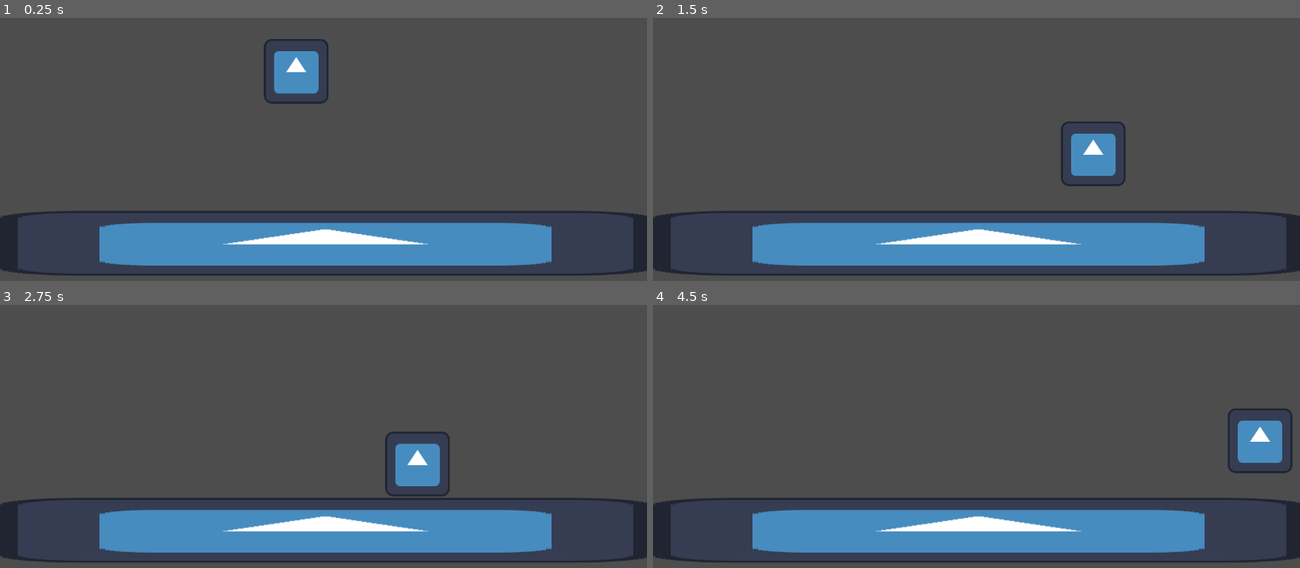
Above: before the commit, frames 1-4 (two rows, left to right).
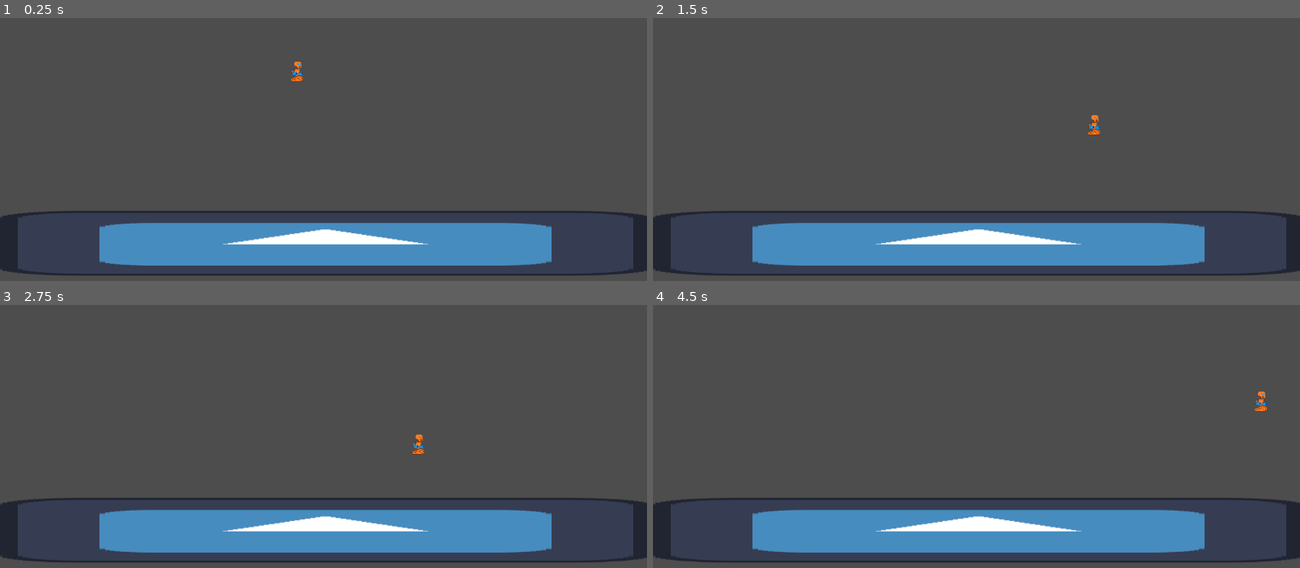
Above: after the commit, the same moments.

Repository: pablo-rr/zjam_2023
Game: Godot game, scene res://Scenes/Levels/testing_zone.tscn
Two runs of this game, one before a commit and one after it. Both use one fixed random seed, a clock stepped at 60 frames per second and the inputs below. Before the commit the project has no main scene; this scene is started directly in both runs. The engine's default icon, where the game draws it, is replaced by a stand-in: a white triangle on a blue panel in a dark square.
Inputs:
- Up to frame 1 (0.25 s): no input
- Up to frame 2 (1.5 s): hold W (ui_jump) 0.53-1.28 s; hold Right (ui_right) from 0.53 s (still down); tap W (ui_jump) at 1.35 s
- Up to frame 3 (2.75 s): tap W (ui_jump) at 1.52, 1.82 s; release Right (ui_right) at 2.03 s; hold Left (ui_left) from 2.03 s (still down); hold W (ui_jump) from 2.03 s (still down)
- Up to frame 4 (4.5 s): release Left (ui_left) at 2.78 s; release W (ui_jump) at 2.78 s; hold Right (ui_right) 2.78-4.28 s; tap W (ui_jump) at 2.85, 3.02, 3.32, 4.35 s; hold W (ui_jump) 3.53-4.28 s; hold Left (ui_left) from 4.28 s (still down)

The runs differ from the first frame. In frame 1, 1.4% of the frame differs, in the area x 40-51%, y 8-33%; in frame 2, 1.5%, in the area x 63-73%, y 36-64%; in frame 3, 1.4%; in frame 4, 1.5%.

Commit message:
More player stuff
Signed-off-by: pablo-rr <pablorr2@gmail.com>

Diff:
--- a/Scenes/Player/player.gd
+++ b/Scenes/Player/player.gd
@@ -3,10 +3,14 @@
 
 @export var speed : float = 300.0
 @export var jump_force : float = -400.0
+@export var jump_force_extra_fill : float = 500.0
+@export var minimum_charge_time : float = 0.75
 
 # Get the gravity from the project settings to be synced with RigidBody nodes.
 var gravity: int = ProjectSettings.get_setting("physics/2d/default_gravity")
 
+@onready var jump_force_extra : float = 0.0
+@onready var time_charging_jump : float = 0.0
 
 func _physics_process(delta: float) -> void:
 	# Add the gravity.
@@ -14,8 +18,18 @@
 		velocity.y += gravity * delta
 
 	# Handle Jump.
-	if Input.is_action_just_pressed("ui_jump") and is_on_floor():
-		velocity.y = jump_force
+
+	print("time_charging_jump", str(time_charging_jump))
+	print("jump_force_extra", str(jump_force_extra))
+
+	if(Input.is_action_pressed("ui_jump")):
+		time_charging_jump += delta
+		if(time_charging_jump >= minimum_charge_time):
+			jump_force_extra += delta * jump_force_extra_fill
+	elif(Input.is_action_just_released("ui_jump") and is_on_floor()):
+		velocity.y = jump_force - jump_force_extra
+		time_charging_jump = 0.0
+		jump_force_extra = delta * jump_force_extra_fill
 
 	# Get the input direction and handle the movement/deceleration.
 	# As good practice, you should replace UI actions with custom gameplay actions.
--- a/Scenes/Player/player.tscn
+++ b/Scenes/Player/player.tscn
@@ -1,16 +1,77 @@
-[gd_scene load_steps=4 format=3 uid="uid://nbj7qkmin0o8"]
+[gd_scene load_steps=8 format=3 uid="uid://nbj7qkmin0o8"]
 
 [ext_resource type="Script" path="res://Scenes/Player/player.gd" id="1_dnyhb"]
-[ext_resource type="Texture2D" uid="uid://dyttttdnpv68n" path="res://icon.svg" id="1_qo8wj"]
+[ext_resource type="Texture2D" uid="uid://deok0vwhe4sic" path="res://Art/2D/Player.png" id="2_axwuq"]
 
 [sub_resource type="RectangleShape2D" id="RectangleShape2D_5wwvd"]
 size = Vector2(130, 130)
+
+[sub_resource type="Animation" id="Animation_k1a0e"]
+resource_name = "Walk"
+length = 0.4
+loop_mode = 1
+tracks/0/type = "value"
+tracks/0/imported = false
+tracks/0/enabled = true
+tracks/0/path = NodePath("Sprite2D:frame")
+tracks/0/interp = 1
+tracks/0/loop_wrap = true
+tracks/0/keys = {
+"times": PackedFloat32Array(0, 0.2, 0.4),
+"transitions": PackedFloat32Array(1, 1, 1),
+"update": 1,
+"values": [0, 1, 0]
+}
+
+[sub_resource type="Animation" id="Animation_j31y3"]
+length = 0.001
+tracks/0/type = "value"
+tracks/0/imported = false
+tracks/0/enabled = true
+tracks/0/path = NodePath("Sprite2D:frame")
+tracks/0/interp = 1
+tracks/0/loop_wrap = true
+tracks/0/keys = {
+"times": PackedFloat32Array(0),
+"transitions": PackedFloat32Array(1),
+"update": 1,
+"values": [0]
+}
+
+[sub_resource type="Animation" id="Animation_u2oyi"]
+resource_name = "Idle"
+tracks/0/type = "value"
+tracks/0/imported = false
+tracks/0/enabled = true
+tracks/0/path = NodePath("Sprite2D:frame")
+tracks/0/interp = 1
+tracks/0/loop_wrap = true
+tracks/0/keys = {
+"times": PackedFloat32Array(0),
+"transitions": PackedFloat32Array(1),
+"update": 1,
+"values": [0]
+}
+
+[sub_resource type="AnimationLibrary" id="AnimationLibrary_cksyf"]
+_data = {
+"Idle": SubResource("Animation_u2oyi"),
+"RESET": SubResource("Animation_j31y3"),
+"Walk": SubResource("Animation_k1a0e")
+}
 
 [node name="Player" type="CharacterBody2D"]
 script = ExtResource("1_dnyhb")
 
 [node name="CollisionShape2D" type="CollisionShape2D" parent="."]
+position = Vector2(6, 39)
 shape = SubResource("RectangleShape2D_5wwvd")
 
 [node name="Sprite2D" type="Sprite2D" parent="."]
-texture = ExtResource("1_qo8wj")
+texture = ExtResource("2_axwuq")
+hframes = 4
+
+[node name="AnimationPlayer" type="AnimationPlayer" parent="."]
+libraries = {
+"": SubResource("AnimationLibrary_cksyf")
+}
--- a/project.godot
+++ b/project.godot
@@ -11,6 +11,7 @@
 [application]
 
 config/name="zjam_2023"
+run/main_scene="res://Scenes/Levels/testing_zone.tscn"
 config/features=PackedStringArray("4.0", "Forward Plus")
 config/icon="res://icon.svg"
 
Binary file added: Art/2D/Player.png
Not shown, added: Art/2D/Player.png.import
